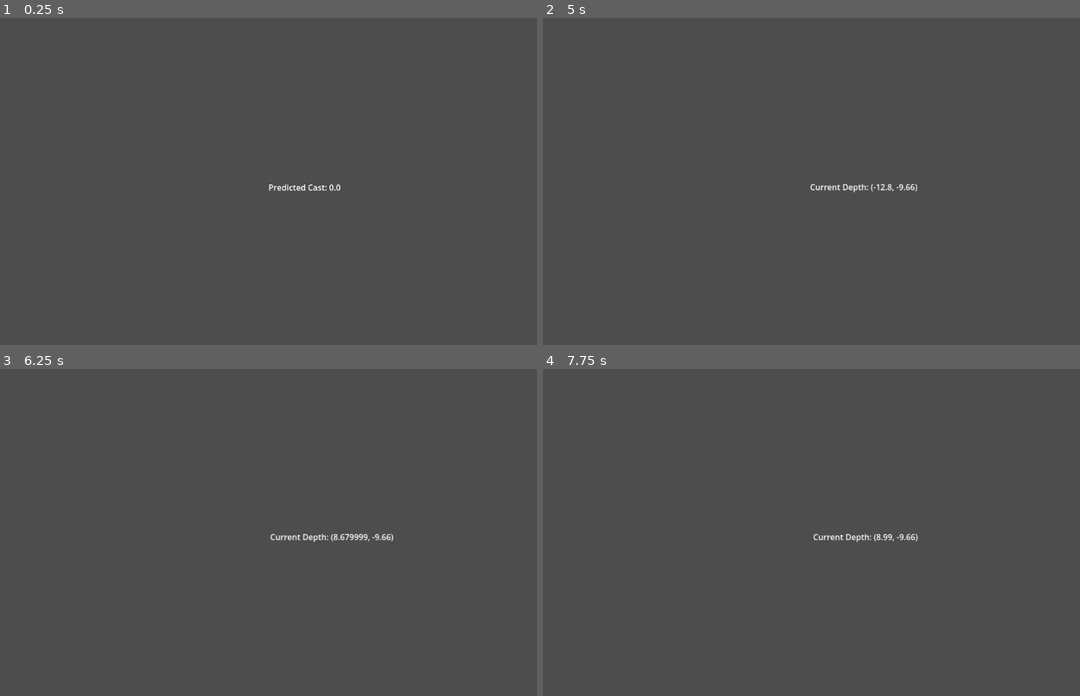
Above: before the commit, frames 1-4 (two rows, left to right).
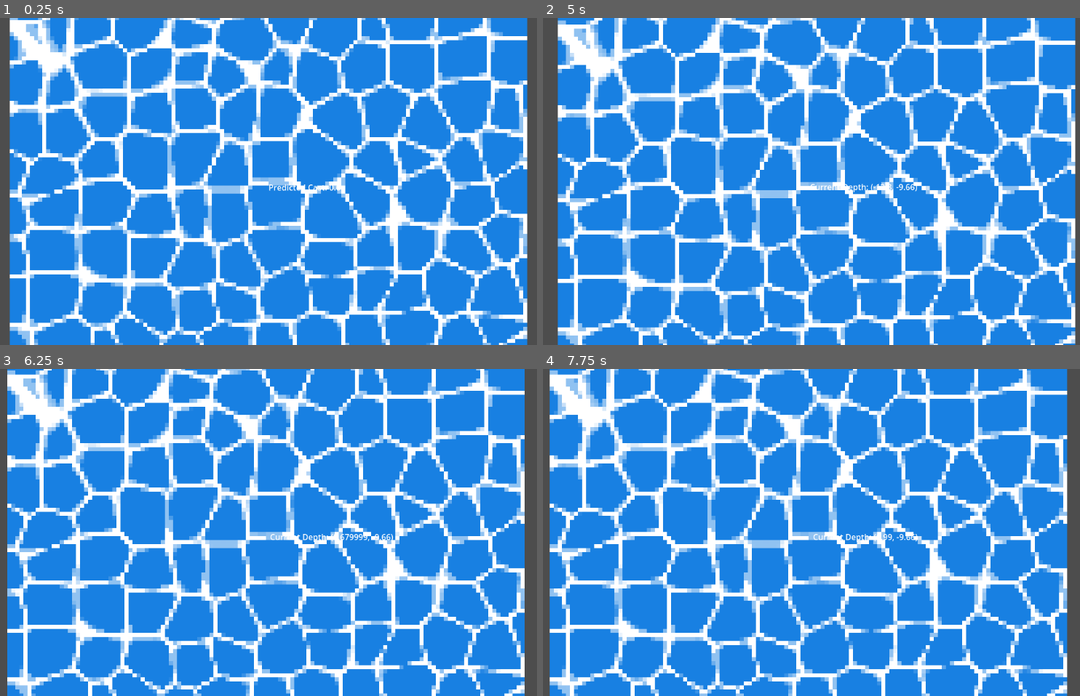
Above: after the commit, the same moments.

Repository: manspider-thatdev/fishing-game
Game: Godot game, scene res://scenes/main.tscn
Two runs of this game, one before a commit and one after it. Both use one fixed random seed, a clock stepped at 60 frames per second and the inputs below.
Inputs:
- Up to frame 1 (0.25 s): no input
- Up to frame 2 (5 s): tap Enter at 0.5, 2 s; hold D (right) 0.53-1.28 s; hold Space (space) 0.53-1.28 s; hold S (down) 1.28-2.03 s; tap Space (space) at 1.35, 2.85, 4.35 s; hold D (right) 2.03-2.78 s; hold Space (space) 2.03-2.78 s; hold W (up) 2.78-3.53 s; hold Space (space) 3.53-4.28 s; hold A (left) from 3.53 s (still down)
- Up to frame 3 (6.25 s): release A (left) at 5.03 s; hold S (down) 5.03-5.78 s; hold Space (space) 5.03-5.78 s; hold D (right) from 5.78 s (still down); tap Space (space) at 5.85 s
- Up to frame 4 (7.75 s): release D (right) at 6.53 s; hold W (up) 6.53-7.28 s; hold Space (space) 6.53-7.28 s; hold D (right) from 7.28 s (still down); tap Space (space) at 7.35 s

The runs differ from the first frame. In frame 1, 96% of the frame differs, in the area x 1-99%, y 0-100%; in frame 2, 96%, in the area x 2-100%, y 0-100%; in frame 3, 96%; in frame 4, 96%.

Commit message:
Added Ocean Texture

Diff:
--- a/project.godot
+++ b/project.godot
@@ -57,3 +57,7 @@
 2d_physics/layer_2="NearBobber"
 2d_physics/layer_3="FarBobber"
 2d_physics/layer_4="Fish"
+
+[rendering]
+
+textures/canvas_textures/default_texture_filter=3
--- a/scenes/main.tscn
+++ b/scenes/main.tscn
@@ -1,7 +1,8 @@
-[gd_scene load_steps=3 format=3 uid="uid://cxns4l7xchmcv"]
+[gd_scene load_steps=4 format=3 uid="uid://cxns4l7xchmcv"]
 
 [ext_resource type="PackedScene" uid="uid://cjy642yatxidm" path="res://scenes/bobber.tscn" id="1_pr8x7"]
 [ext_resource type="Script" path="res://scripts/fish_parent.gd" id="2_wj0nw"]
+[ext_resource type="PackedScene" uid="uid://cwscpvynsuxme" path="res://scenes/ocean.tscn" id="3_3r3hx"]
 
 [node name="Main" type="Node2D"]
 
@@ -10,3 +11,5 @@
 
 [node name="FishParent" type="Node2D" parent="."]
 script = ExtResource("2_wj0nw")
+
+[node name="Ocean" parent="." instance=ExtResource("3_3r3hx")]
--- /dev/null
+++ b/scenes/ocean.tscn
@@ -0,0 +1,36 @@
+[gd_scene load_steps=4 format=3 uid="uid://cwscpvynsuxme"]
+
+[sub_resource type="Gradient" id="Gradient_5r24k"]
+offsets = PackedFloat32Array(0, 0.690998, 0.717762, 0.79562, 0.819951, 1)
+colors = PackedColorArray(0.0955673, 0.503077, 0.888258, 1, 0.0941176, 0.501961, 0.890196, 1, 0.566752, 0.761807, 0.947485, 1, 0.568627, 0.760784, 0.94902, 1, 1, 1, 1, 1, 1, 1, 1, 1)
+
+[sub_resource type="FastNoiseLite" id="FastNoiseLite_a7xg6"]
+noise_type = 2
+seed = 37
+frequency = 0.0898
+fractal_type = 2
+fractal_octaves = 1
+fractal_gain = 1.0
+fractal_weighted_strength = 0.54
+cellular_distance_function = 1
+cellular_jitter = 0.76
+cellular_return_type = 6
+domain_warp_enabled = true
+domain_warp_frequency = 0.001
+domain_warp_fractal_octaves = 10
+domain_warp_fractal_gain = 0.1
+metadata/_preview_in_3d_space_ = true
+
+[sub_resource type="NoiseTexture2D" id="NoiseTexture2D_goh23"]
+in_3d_space = true
+generate_mipmaps = false
+seamless = true
+color_ramp = SubResource("Gradient_5r24k")
+noise = SubResource("FastNoiseLite_a7xg6")
+
+[node name="Ocean" type="Sprite2D"]
+z_index = -4096
+scale = Vector2(8, 8)
+texture = SubResource("NoiseTexture2D_goh23")
+hframes = 4
+vframes = 4
